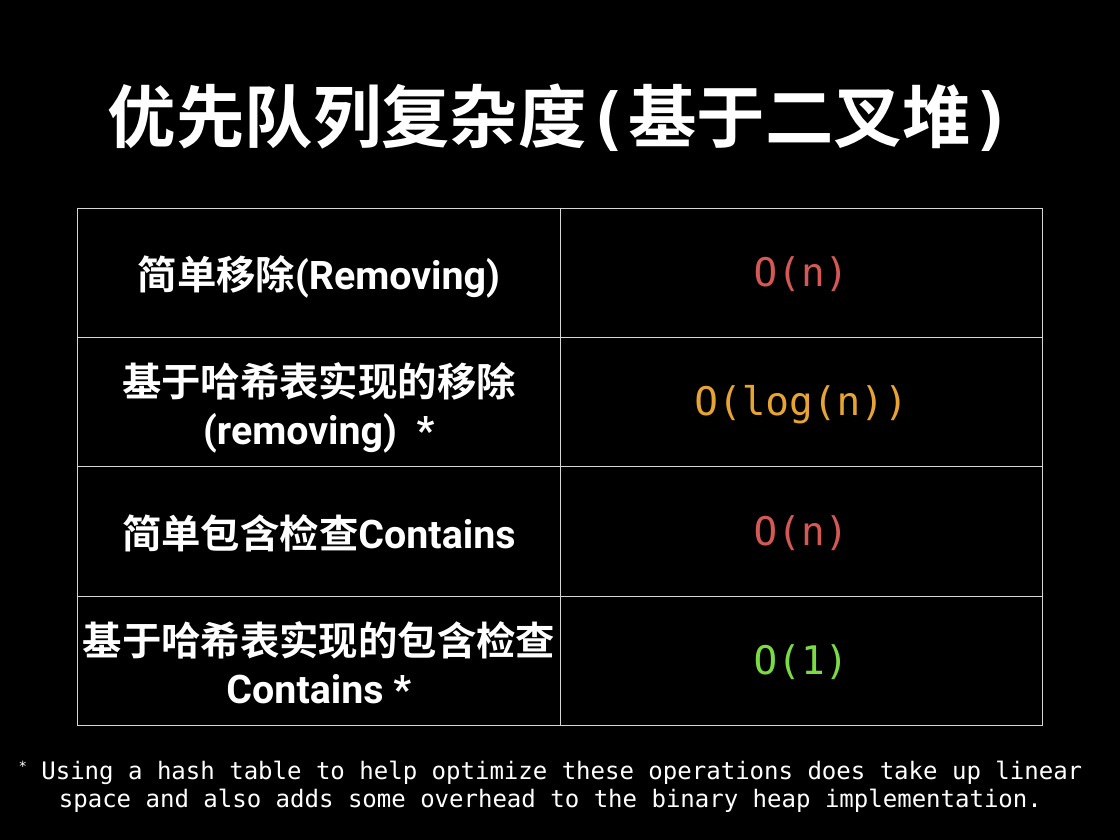
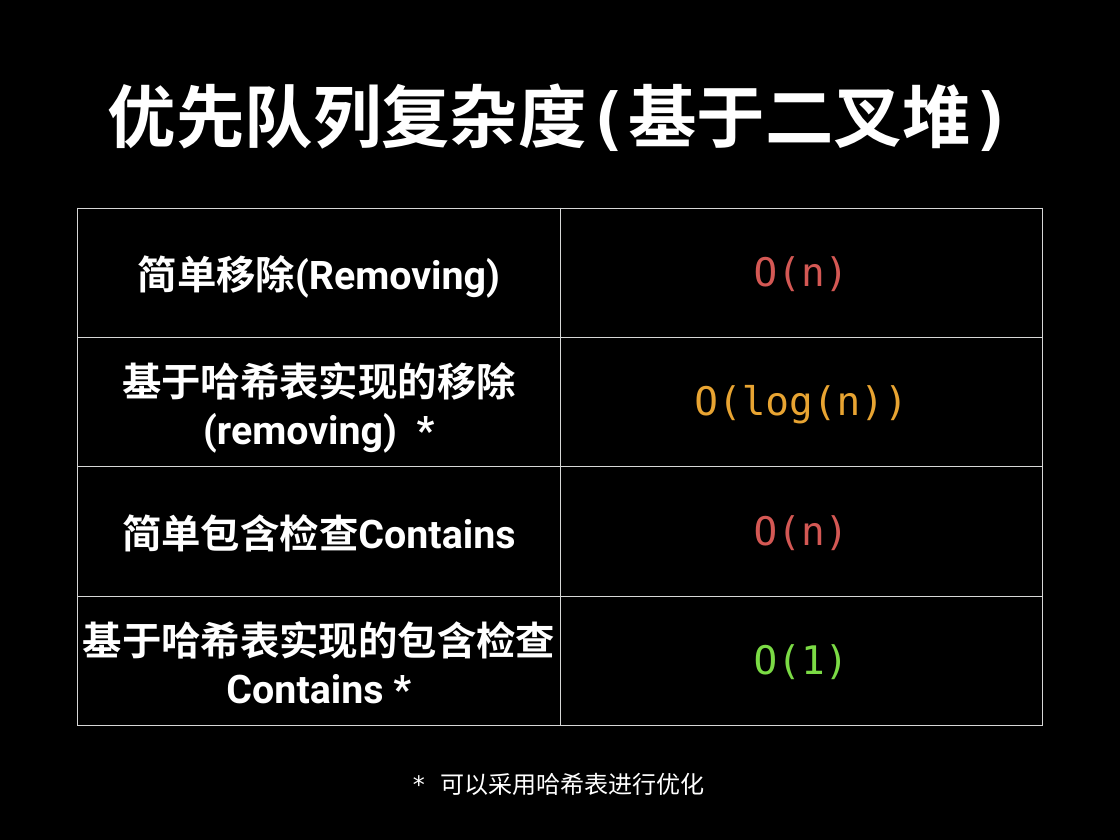
Before and after one commit to spring2go/Algorithms, a slide deck: slide 39 of slides/datastructures/priorityqueue/PriorityQueue.pptx. Drawn at 1120x840 pixels with LibreOffice and Linux fonts; fonts in the diff are those of the drawing. Boxes give left, top, right and bottom in pixels: in the first picture for what was removed or moved away, otherwise in the second. Text is boxed around its words. In the diff, an @@ line names an element or a change of style, - is before the commit and + after.

```diff
--- a/slides/datastructures/priorityqueue/PriorityQueue.pptx
+++ b/slides/datastructures/priorityqueue/PriorityQueue.pptx
@@ text at box(441, 772, 705, 795): text changed @@
-* Using a hash table to help optimize these operations does take up linear space and also adds some overhead to the binary heap implementation.
+* 可以采用哈希表进行优化
```
Also in this commit, not shown: 36 other slides changed, 4 slides added, 4 slides removed.
